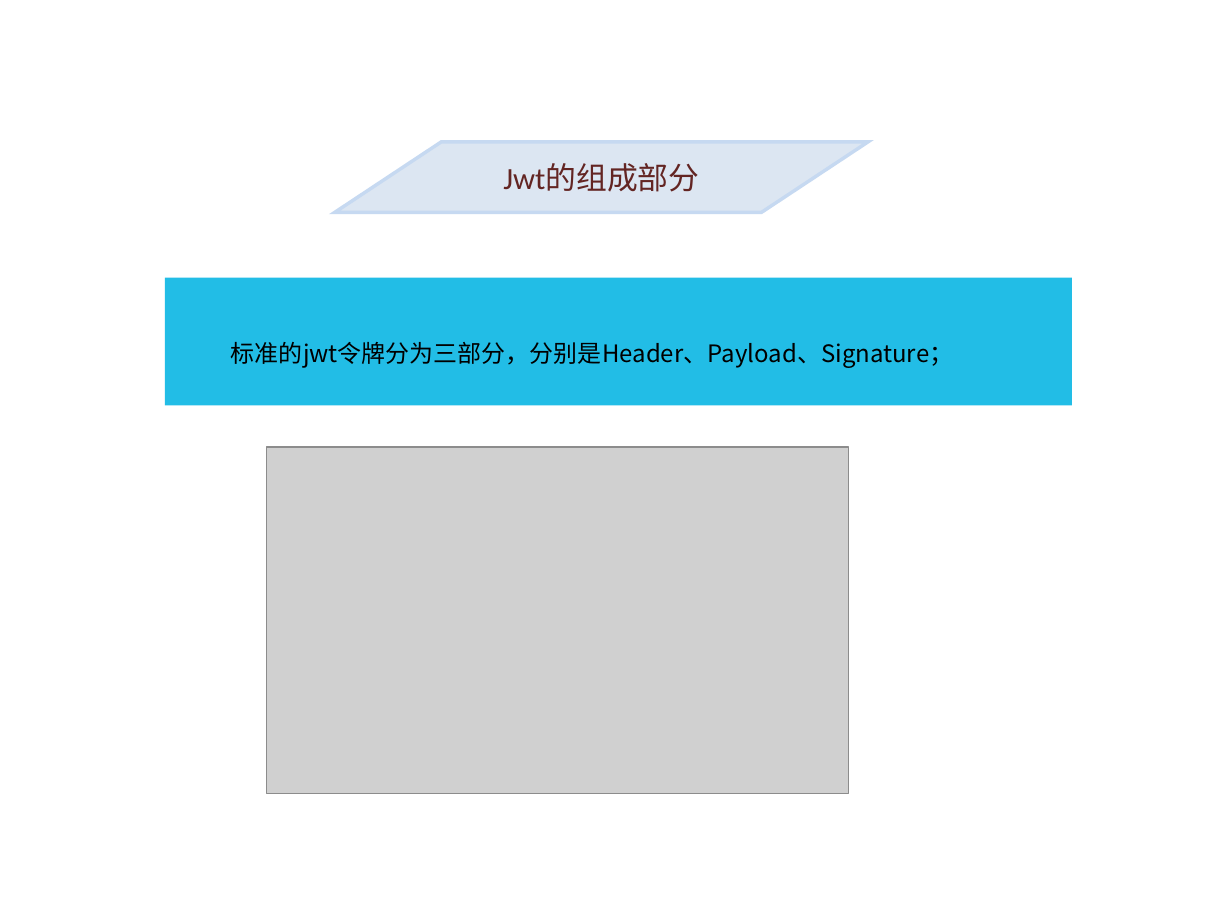
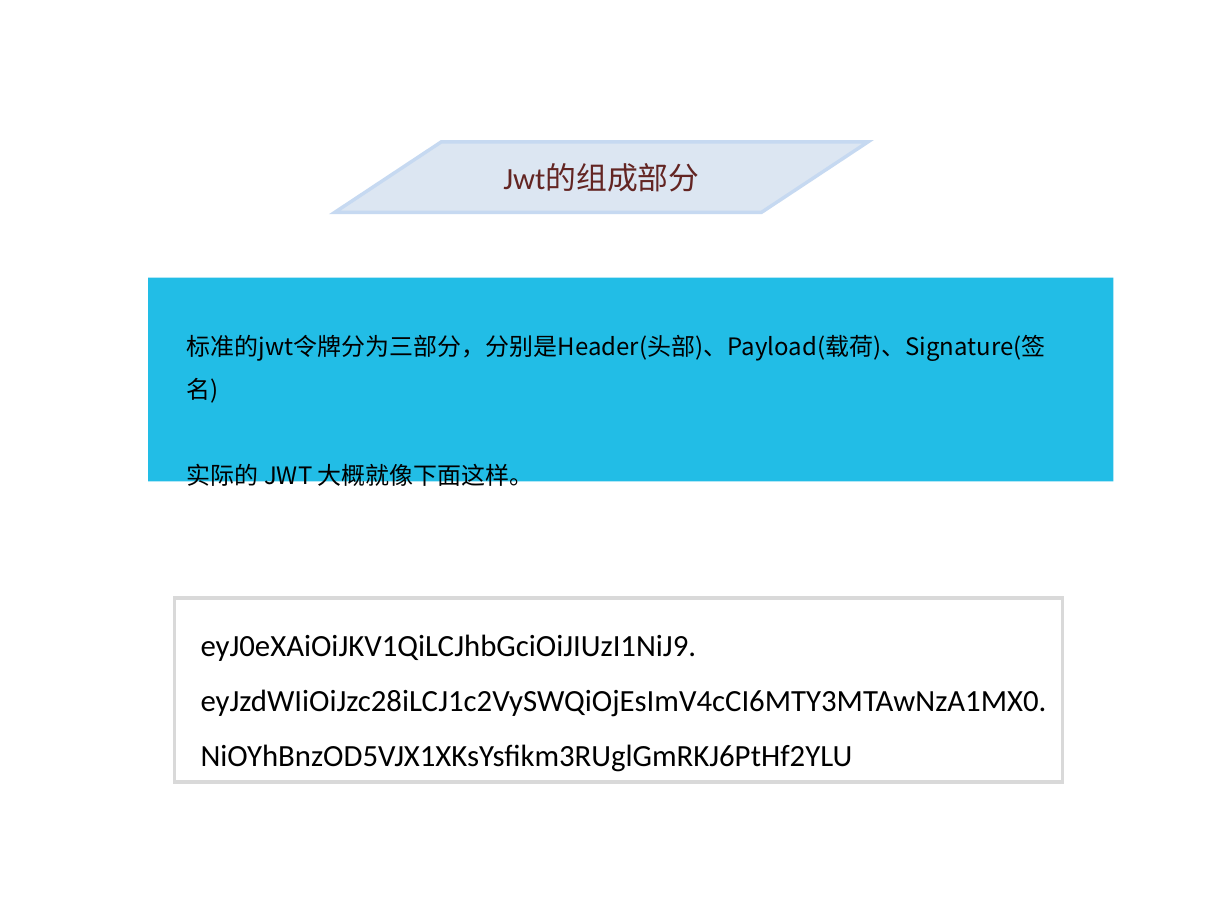
Before and after one commit to shenshanshi/sso, a slide deck: slide 11 of sso.ppt. Drawn at 1232x924 pixels with LibreOffice and Linux fonts; fonts in the diff are those of the drawing; grey boxes stand for pictures. Boxes give left, top, right and bottom in pixels: in the first picture for what was removed or moved away, otherwise in the second. Text is boxed around its words. In the diff, an @@ line names an element or a change of style, - is before the commit and + after.

```diff
--- a/sso.ppt
+++ b/sso.ppt
@@ rectangle: place and size @@
-rectangle at [165,277,1072,405]
+rectangle at [148,277,1114,480]
@@ text at [187,335,1046,491]: text changed @@
-标准的jwt令牌分为三部分，分别是Header、Payload、Signature；
+标准的jwt令牌分为三部分，分别是Header(头部)、Payload(载荷)、Signature(签名)
+实际的 JWT 大概就像下面这样。
@@ picture removed at [266,447,849,793] @@
@@ rectangle added at [175,598,1063,782], fill #FFFFFF, outline #D9D9D9 2.01 pt, 18 pt, text #000000 @@
+eyJ0eXAiOiJKV1QiLCJhbGciOiJIUzI1NiJ9.
+eyJzdWIiOiJzc28iLCJ1c2VySWQiOjEsImV4cCI6MTY3MTAwNzA1MX0.
+NiOYhBnzOD5VJX1XKsYsfikm3RUglGmRKJ6PtHf2YLU
```
Also in this commit, not shown: 2 other slides changed, 4 slides added, 1 slide removed, 1 other file.
